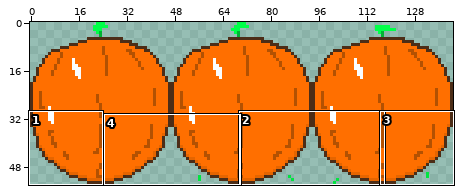
Two states of a sprite sheet, Enemies/rollerEnemy_back.png. Above, an overview of the earlier version with the close-up marked.
Close-up. Earlier state:
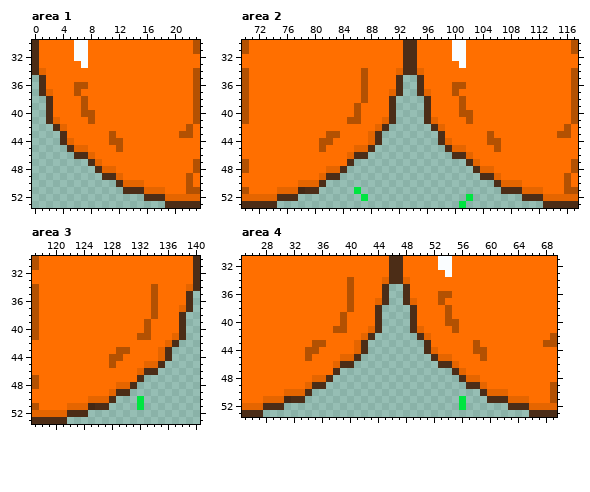
The file is 141x54 pixels. Colours within 5 levels of each other are drawn and written as one. Shown: area 1: x 0..23, y 30..53; area 2: x 70..117, y 30..53; area 3: x 117..140, y 30..53; area 4: x 25..69, y 31..53. The commit also changed other parts of the picture, which this record leaves out.
Now the later version:
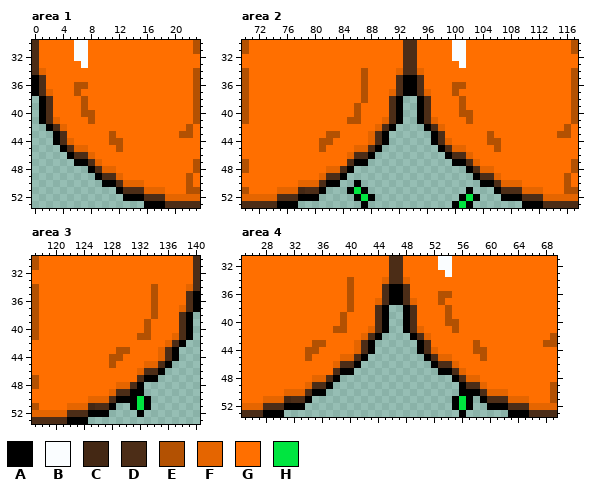
Palette (. is transparent): A #000000  B #fafdff  C #442814  D #4c2d17  E #b35102  F #e56500  G #ff6f00  H #00e540
What changed:
Changed rows in their new state; - is an unchanged pixel.
Area 1:
first column x 0:
35 A------------------
36 A------------------
37 A------------------
38 -A-----------------
39 -A-----------------
40 -A-----------------
41 -A-----------------
42 --A----------------
43 ---A---------------
44 ---A---------------
45 ----A--------------
46 -----A-------------
47 ------AA-----------
48 --------A----------
49 ---------A---------
50 ----------AA-------
51 ------------A------
52 -------------AAA---
53 ----------------AAA
Area 2:
first column x 75:
35 ------------------AA------------------
36 ------------------AA------------------
37 ------------------AA------------------
38 -----------------A--A-----------------
39 -----------------A--A-----------------
40 -----------------A--A-----------------
41 -----------------A--A-----------------
42 ----------------A----A----------------
43 ---------------A------A---------------
44 ---------------A------A---------------
45 --------------A--------A--------------
46 -------------A----------A-------------
47 -----------AA------------AA-----------
48 ----------A----------------A----------
49 ---------A------------------A---------
50 -------AA--A-----------------AA-------
51 ------A---A-A--------------A---A------
52 ---AAA-----A-A------------A-A---AAA---
53 AAA---------A------------A-A-------AAA
Area 3:
first column x 122:
35 ------------------A
36 ------------------A
37 ------------------A
38 -----------------A-
39 -----------------A-
40 -----------------A-
41 -----------------A-
42 ----------------A--
43 ---------------A---
44 ---------------A---
45 --------------A----
46 -------------A-----
47 -----------AA------
48 ----------A--------
49 ---------AA--------
50 -------AAA-A-------
51 ------A--A-A-------
52 ---AAA----A--------
53 AAA----------------
Area 4:
first column x 28:
35 ------------------AA------------------
36 ------------------AA------------------
37 ------------------AA------------------
38 -----------------A--A-----------------
39 -----------------A--A-----------------
40 -----------------A--A-----------------
41 -----------------A--A-----------------
42 ----------------A----A----------------
43 ---------------A------A---------------
44 ---------------A------A---------------
45 --------------A--------A--------------
46 -------------A----------A-------------
47 -----------AA------------AA-----------
48 ----------A----------------A----------
49 ---------A------------------A---------
50 -------AA-------------------AAA-------
51 ------A--------------------A-A-A------
52 ---AAA---------------------A-A--AAA---
53 AAA-------------------------A------AAA
Changed places in both close-ups, as pixel boxes (x1, y1, x2, y2):
added: (32, 75, 165, 208)
added: (277, 75, 543, 208)
added: (67, 291, 200, 424)
added: (263, 284, 529, 417)
